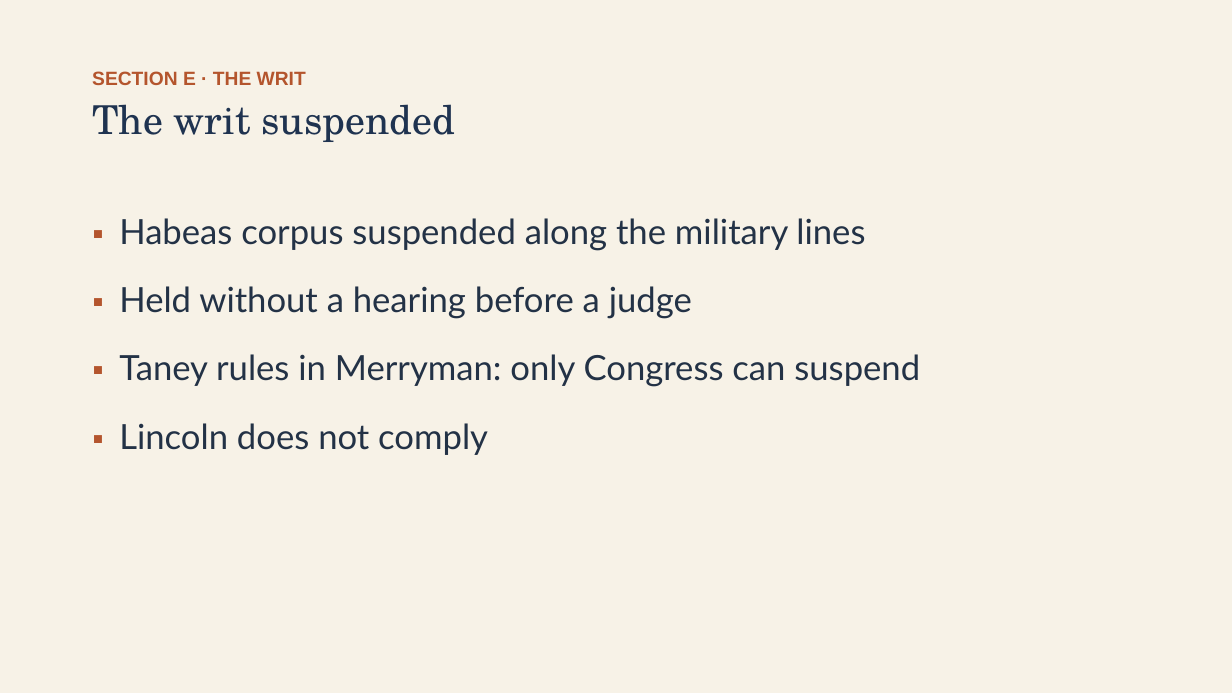
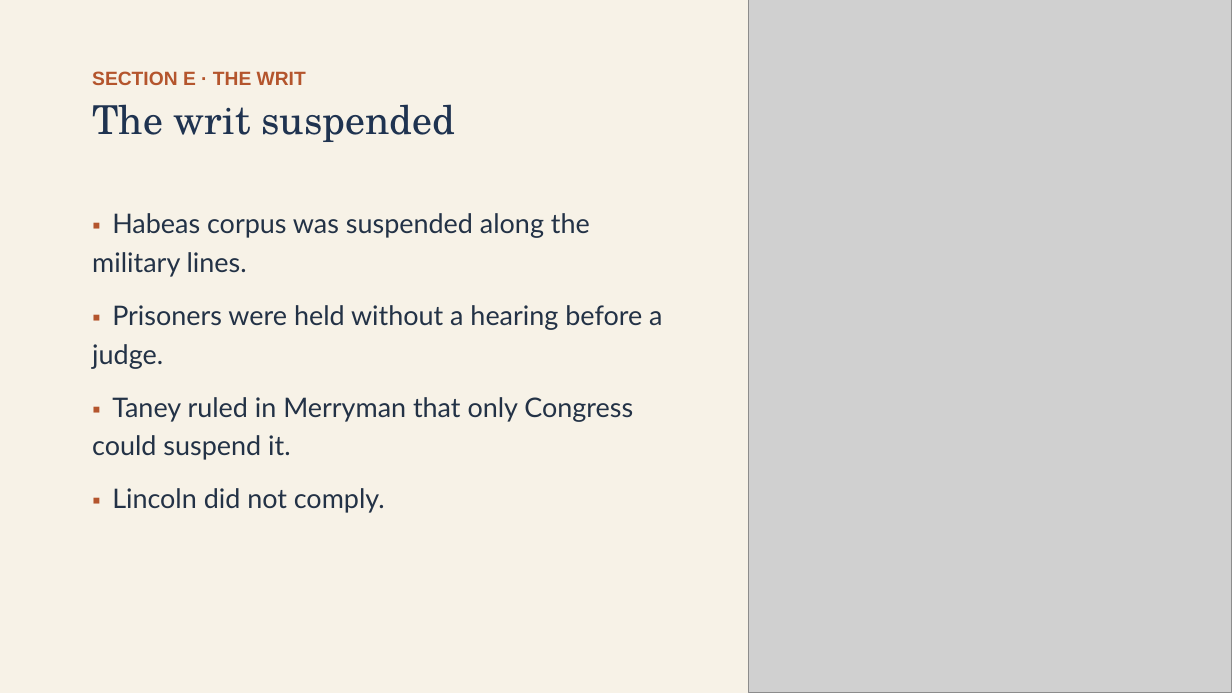
Before and after one commit to ab17gthb/humanities-curriculum-group, a slide deck: slide 18 of sectional-crisis/lesson-06/lesson-06-slides.pptx. Drawn at 1232x693 pixels with LibreOffice and Linux fonts; fonts in the diff are those of the drawing; grey boxes stand for pictures. Boxes give left, top, right and bottom in pixels: in the first picture for what was removed or moved away, otherwise in the second. Text is boxed around its words. In the diff, an @@ line names an element or a change of style, - is before the commit and + after.

```diff
--- a/sectional-crisis/lesson-06/lesson-06-slides.pptx
+++ b/sectional-crisis/lesson-06/lesson-06-slides.pptx
@@ picture added at [749,0,1232,693] @@
@@ text at [92,213,662,513]: text changed; size 27 to 21 pt @@
-▪ Habeas corpus suspended along the military lines
-▪ Held without a hearing before a judge
-▪ Taney rules in Merryman: only Congress can suspend
-▪ Lincoln does not comply
+▪ Habeas corpus was suspended along the military lines.
+▪ Prisoners were held without a hearing before a judge.
+▪ Taney ruled in Merryman that only Congress could suspend it.
+▪ Lincoln did not comply.
```
Also in this commit, not shown: 12 other slides changed, 6 other files.
